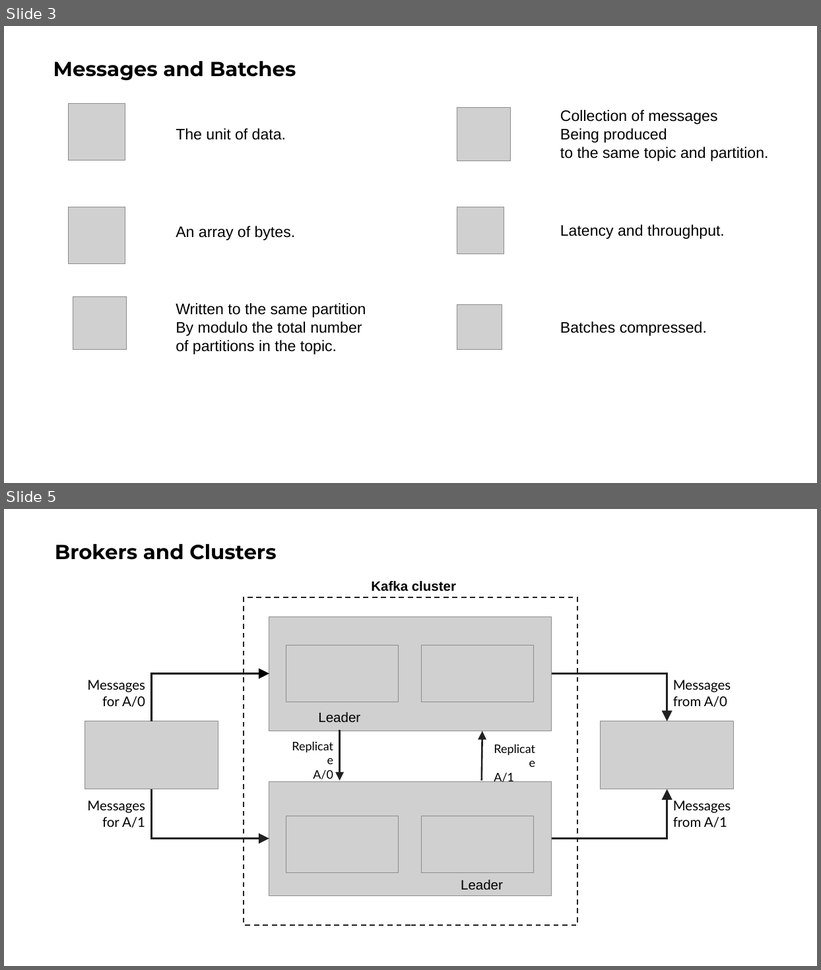
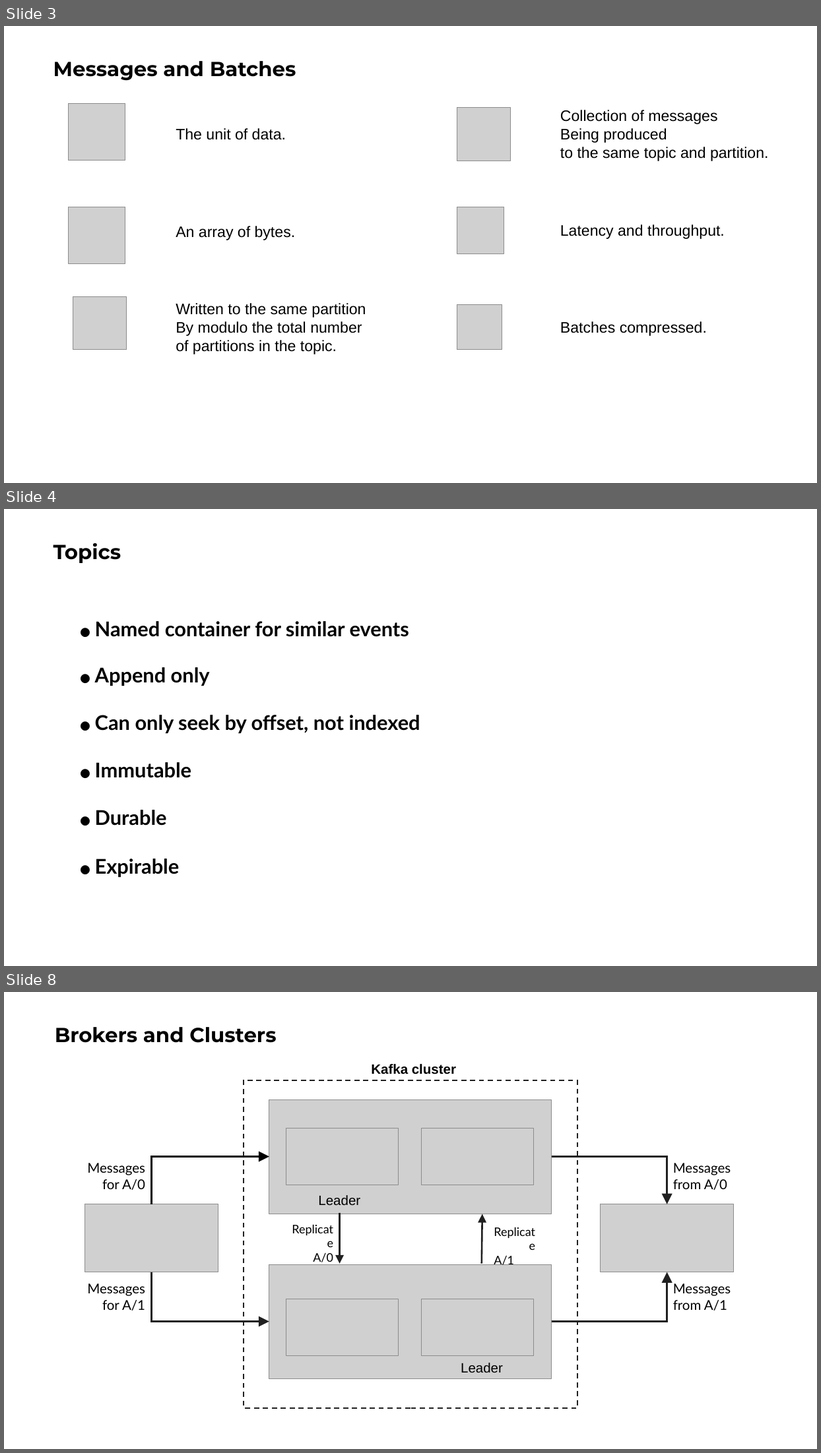
Before and after one commit to ngoctd314/books-note, a slide deck: Kafka Definitive Guide.pptx. Shown one above the other, each under a label of ours: slides 3 and 5 before the commit, slides 3, 4 and 8 after it; the slides between them are not shown. The pictures are 821x970 and 821x1453 pixels, drawn with LibreOffice and Linux fonts; fonts in the diff are those of the drawing; grey boxes stand for pictures. Boxes give left, top, right and bottom in pixels: in the first picture for what was removed or moved away, otherwise in the second. Text is boxed around its words. In the diff, an @@ line names an element or a change of style, - is before the commit and + after.

```diff
--- a/Kafka Definitive Guide.pptx
+++ b/Kafka Definitive Guide.pptx
@@ slide 4 added at (4,509,817,966), background #FFFFFF @@
@@ title added at (54,543,121,563), 24 pt, text #000000, bold @@
+Topics
@@ text added at (95,621,409,637), 24 pt, text #000000, bold @@
+● Named container for similar events
@@ text added at (95,667,210,686), 24 pt, text #000000, bold @@
+● Append only
@@ text added at (95,715,420,733), 24 pt, text #000000, bold @@
+● Can only seek by offset, not indexed
@@ text added at (95,762,191,778), 24 pt, text #000000, bold @@
+● Immutable
@@ text added at (95,810,167,826), 24 pt, text #000000, bold @@
+● Durable
@@ text added at (95,859,180,877), 24 pt, text #000000, bold @@
+● Expirable
@@ what was slide 5 is now slide 8 @@
```
Also in this commit, not shown: 2 slides changed, 8 other slides added, 5 slides removed, 3 other files.
